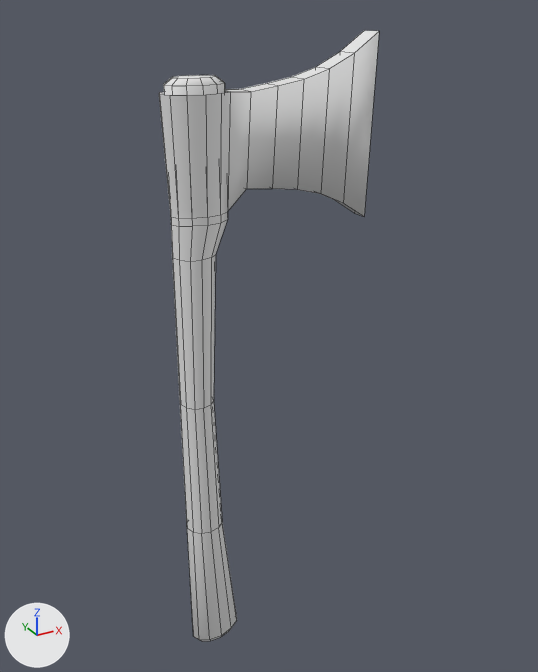
The Blender file AxeModel.blend as it was, and as the next commit left it.
Rendered twice from a camera (50 mm lens) standing at (-9.5, -25.8, 23.7) and looking at (2.8, -3.3, 12.5). The lights are fixed; the arrows at lower left show +X, +Y and +Z. Mesh edges are drawn as thin lines.
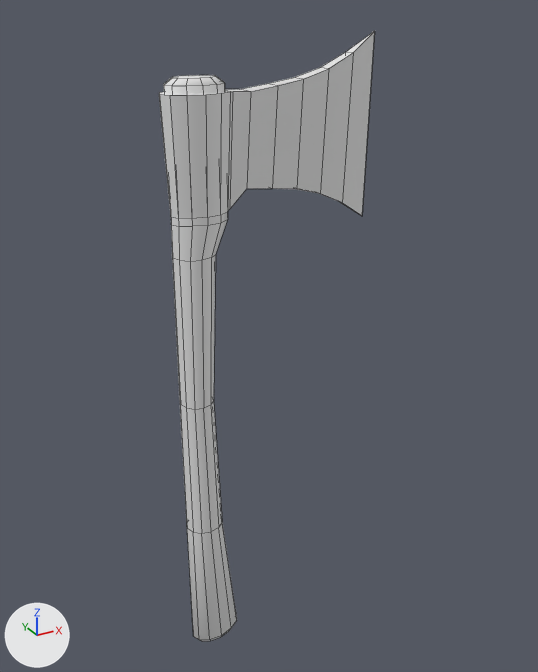
The change, as JSON lines over the scene's bpy script:
```json
{"op": "add", "block": "mat_axehead_001", "code": ["mat_axehead_001 = principled_material('AxeHead.001')", "mat_axehead_001.base_color = (0.8, 0.8, 0.8)  # white #e7e7e7"]}
{"op": "add", "block": "mat_axeblade_001", "code": ["mat_axeblade_001 = principled_material('AxeBlade.001')", "mat_axeblade_001.base_color = (0.8, 0.8, 0.8)  # white #e7e7e7"]}
{"block": "me_circle_001", "where": "# used by ob_circle_001; location = (1.18, -3.76, 0.96)"}
{"op": "remove", "block": "me_circle_001", "code": "me_circle_001.from_pydata(...)  # 46 vertices, 35 faces; spans x -2.35..5.33, y -0.8..0.8, z 15.84..22.11"}
{"op": "add", "block": "me_circle_001", "code": "me_circle_001.from_pydata(...)  # 50 vertices, 40 faces; spans x -2.35..5.33, y -0.8..0.8, z 15.84..22.11"}
{"block": "me_circle_001", "change": "me_circle_001 part 1"}
{"block": "me_circle_001", "change": "4 faces are deleted"}
{"block": "me_circle_001", "change": "24 vertices move from x 0.4..5.33, y -0.42..0.42, z 15.84..22.11 to x 0.39..5.33, y -0.42..0.37, z 15.84..22.11"}
{"block": "me_circle_001", "change": "4 vertices are added at (-0.21, 0.31, 16.8), (-0.08, 0.42, 20.45), (-0.21, -0.31, 16.8), (-0.08, -0.42, 20.45)"}
{"block": "me_circle_001", "change": "9 new faces join them, mat_axehead_001 (white #e7e7e7)"}
{"block": "me_circle_001", "change": "me_circle_001 part 2: 10 kept faces spanning x 0.39..5.33, y -0.42..0.37, z 15.84..22.11 are now shaded smooth"}
{"op": "add", "block": "me_circle_001", "code": "me_circle_001.materials.append(mat_axehead_001)  # white #e7e7e7"}
{"op": "add", "block": "me_circle_001", "code": "me_circle_001.materials.append(mat_axeblade_001)  # white #e7e7e7"}
```

Where the change shows, as pixel boxes (x1, y1, x2, y2) in the pictures (538 x 672 px):
```json
{"object": "Circle.001", "change": "reshaped", "before": [159, 30, 379, 219], "after": [159, 31, 375, 219]}
{"part": 1, "of": "me_circle_001", "change": "built on", "before": [225, 32, 379, 216], "after": [159, 31, 375, 216]}
{"part": 2, "of": "me_circle_001", "change": "shading changed", "before": [241, 31, 374, 214], "after": [241, 31, 374, 214]}
```
